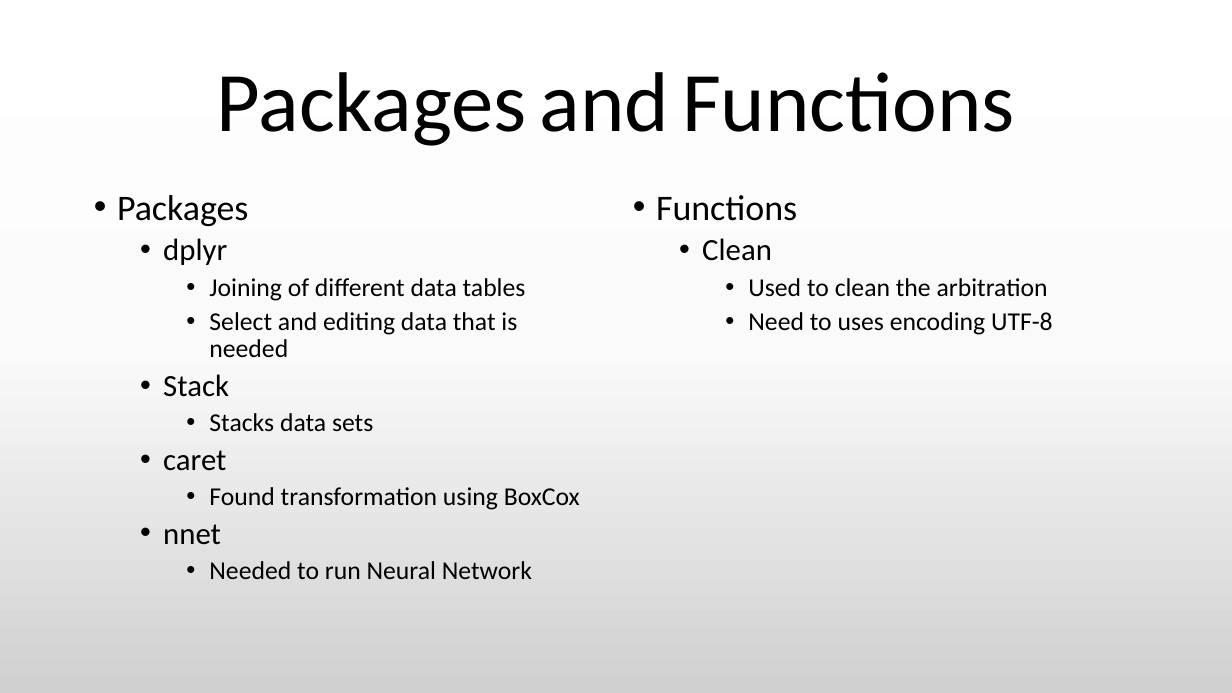
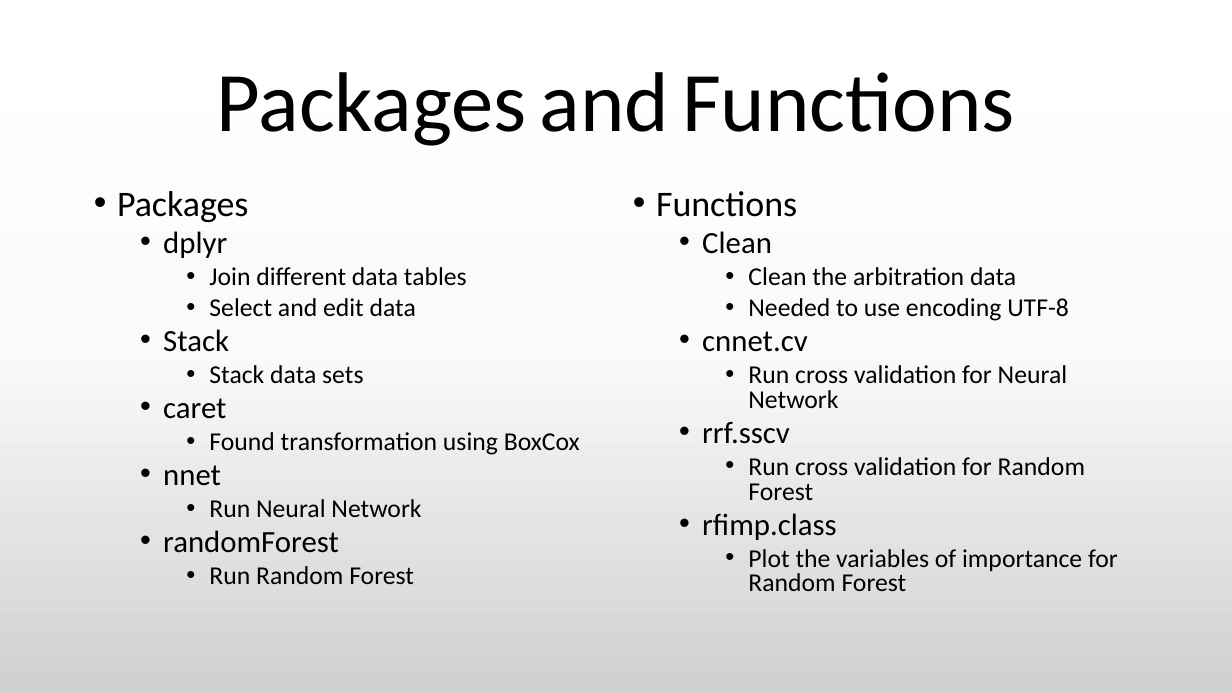
Before and after one commit to Riles567/Capstone, a slide deck: slide 10 of CapstonePresentation.pptx (slide 9 before the commit). Drawn at 1232x693 pixels with LibreOffice and Linux fonts; fonts in the diff are those of the drawing. Boxes give left, top, right and bottom in pixels: in the first picture for what was removed or moved away, otherwise in the second. Text is boxed around its words. In the diff, an @@ line names an element or a change of style, - is before the commit and + after.

```diff
--- a/CapstonePresentation.pptx
+++ b/CapstonePresentation.pptx
@@ text at (x1=117, y1=191, x2=580, y2=455): line spacing 0.9 to 0.8 @@
@@ text at (x1=656, y1=191, x2=797, y2=254): line spacing 0.9 to 0.8 @@
@@ text at (x1=209, y1=267, x2=467, y2=317): text changed @@
-    • Joining of different data tables
-    • Select and editing data that is needed
+    • Join different data tables
+    • Select and edit data
@@ text at (x1=702, y1=267, x2=1118, y2=591): text changed @@
-    • Used to clean the arbitration
-    • Need to uses encoding UTF-8
+    • Clean the arbitration data
+    • Needed to use encoding UTF-8
+  • cnnet.cv
+    • Run cross validation for Neural Network
+  • rrf.sscv
+    • Run cross validation for Random Forest
+  • rfimp.class
+    • Plot the variables of importance for Random Forest
@@ text at (x1=209, y1=365, x2=363, y2=384): text changed @@
-    • Stacks data sets
+    • Stack data sets
@@ text at (x1=163, y1=499, x2=421, y2=584): text changed @@
-    • Needed to run Neural Network
+    • Run Neural Network
+  • randomForest
+    • Run Random Forest
```
Also in this commit, not shown: 9 other slides changed, 9 slides added, 7 slides removed.
